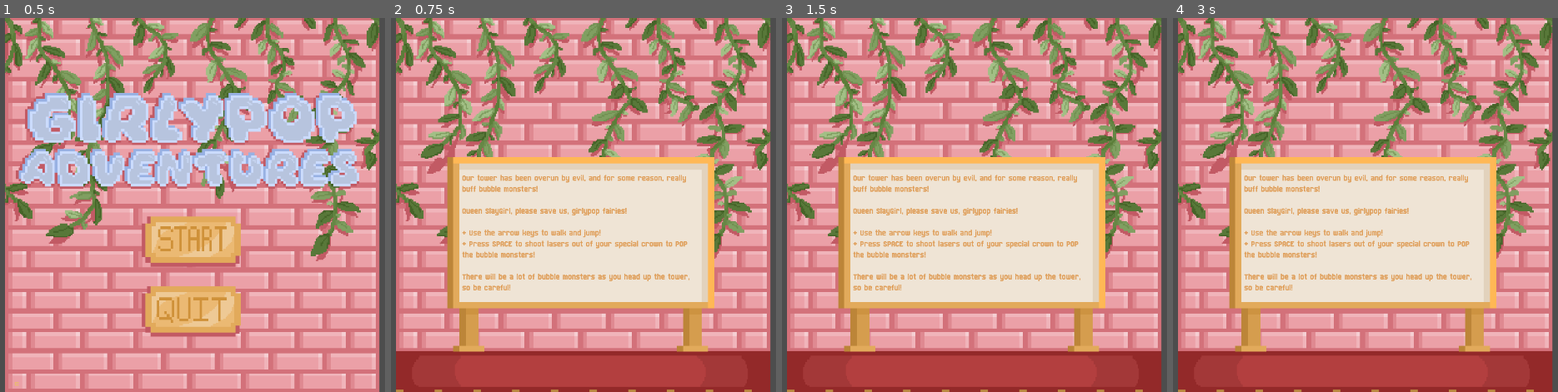
Above: before the commit, frames 1-4 (left to right).
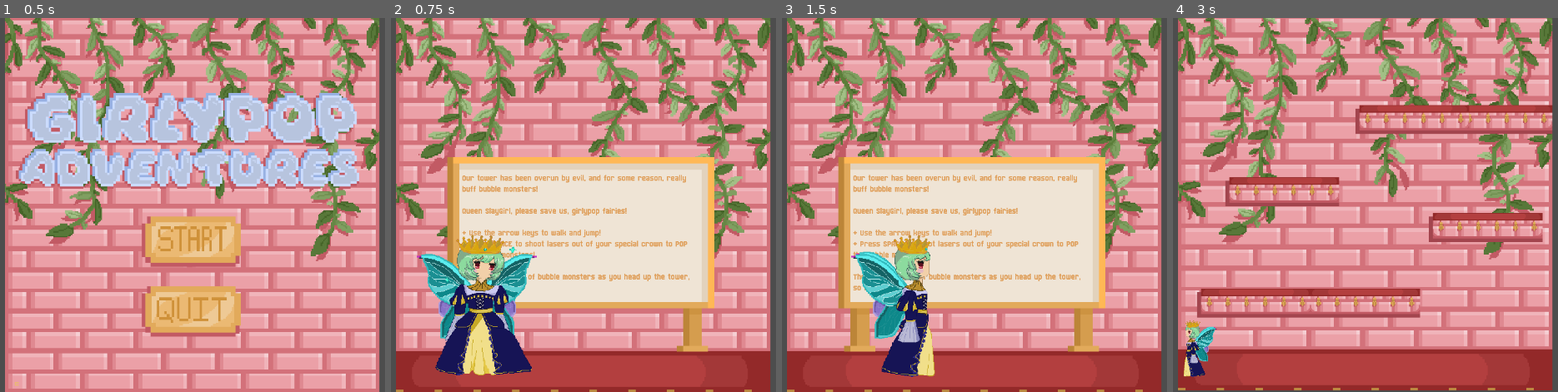
Above: after the commit, the same moments.

Repository: knguyen-hub/28GirlyPops
Game: Godot game, scene res://StartScreenScene/start_screen.tscn
Two runs of this game, one before a commit and one after it. Both use one fixed random seed, a clock stepped at 60 frames per second and the inputs below.
Inputs (mouse positions are in pixels of both pictures, inside the frame that each line leads up to):
- Up to frame 1 (0.5 s): no input
- Up to frame 2 (0.75 s): click (583, 242) at 0.5 s
- Up to frame 3 (1.5 s): tap Enter at 1.25 s; hold Right (ui_right) from 1.28 s (still down)
- Up to frame 4 (3 s): tap Up (ui_up) at 1.52, 2.27 s; release Right (ui_right) at 2.78 s; hold Left (ui_left) from 2.78 s (still down)

Frame 1 is identical in both runs. In frame 2, 7.5% of the frame differs, in the area x 6-38%, y 57-96%; in frame 3, 5.0%; in frame 4, 48%, in the area x 1-99%, y 0-100%.
Error after the commit: Parse Error: Expected indented block after function declaration. (res://LevelsScene/Level)

Commit message:
YEAHHH BABBYYYYY i added the queen, changed up the platforms, and so now she is able to go to different levels.

Diff:
--- a/LevelsScene/Level End/level_end.tscn
+++ b/LevelsScene/Level End/level_end.tscn
@@ -1,11 +1,12 @@
-[gd_scene load_steps=8 format=3 uid="uid://cqaef3t8sw3ui"]
+[gd_scene load_steps=9 format=3 uid="uid://cqaef3t8sw3ui"]
 
 [ext_resource type="Texture2D" uid="uid://cq80m13va5c36" path="res://Level Images/GirlyPop Castle Wall with Floor.png" id="1_bufh5"]
 [ext_resource type="Texture2D" uid="uid://dokhpuw04h8d2" path="res://Level Images/Billboard.png" id="2_4d5ei"]
 [ext_resource type="FontFile" uid="uid://do1201pjogdo8" path="res://Fonts/Born2bSportyV2.ttf" id="3_pc5sq"]
+[ext_resource type="PackedScene" uid="uid://de5xdxbxiouwq" path="res://queen.tscn" id="4_y5ug7"]
 
 [sub_resource type="RectangleShape2D" id="RectangleShape2D_jlujt"]
-size = Vector2(20, 671)
+size = Vector2(48, 671)
 
 [sub_resource type="RectangleShape2D" id="RectangleShape2D_jtvtj"]
 size = Vector2(663, 20)
@@ -56,7 +57,7 @@
 [node name="OuterEdges" type="StaticBody2D" parent="CastleBackgroundPNG"]
 
 [node name="CollisionShape2D" type="CollisionShape2D" parent="CastleBackgroundPNG/OuterEdges"]
-position = Vector2(0, 325.5)
+position = Vector2(14, 325.5)
 shape = SubResource("RectangleShape2D_jlujt")
 
 [node name="CollisionShape2D2" type="CollisionShape2D" parent="CastleBackgroundPNG/OuterEdges"]
@@ -70,3 +71,7 @@
 [node name="CollisionShape2D4" type="CollisionShape2D" parent="CastleBackgroundPNG/OuterEdges"]
 position = Vector2(326, 639)
 shape = SubResource("RectangleShape2D_m3lx2")
+
+[node name="Queen" parent="." instance=ExtResource("4_y5ug7")]
+position = Vector2(256, 319)
+scale = Vector2(0.75, 0.75)
--- /dev/null
+++ b/LevelsScene/Level One/entrance2_script.gd
@@ -0,0 +1,16 @@
+extends Area2D
+
+
+# Called when the node enters the scene tree for the first time.
+func _ready():
+	pass # Replace with function body.
+
+
+# Called every frame. 'delta' is the elapsed time since the previous frame.
+func _process(delta):
+	pass
+
+
+func _on_body_entered(body):
+	if body.is_in_group("Player"):
+		get_tree().change_scene_to_file("res://LevelsScene/Level Two/level_two.tscn")
--- a/LevelsScene/Level One/level_one.tscn
+++ b/LevelsScene/Level One/level_one.tscn
@@ -1,7 +1,9 @@
-[gd_scene load_steps=8 format=3 uid="uid://d3x4d4c1pxmeu"]
+[gd_scene load_steps=10 format=3 uid="uid://d3x4d4c1pxmeu"]
 
 [ext_resource type="Texture2D" uid="uid://cq80m13va5c36" path="res://Level Images/GirlyPop Castle Wall with Floor.png" id="1_4vhb8"]
 [ext_resource type="PackedScene" uid="uid://bkm7wuw80mtw1" path="res://PlatformScene/platform.tscn" id="2_oj65n"]
+[ext_resource type="PackedScene" uid="uid://de5xdxbxiouwq" path="res://queen.tscn" id="3_8354s"]
+[ext_resource type="Script" path="res://LevelsScene/Level One/entrance2_script.gd" id="4_bedvt"]
 
 [sub_resource type="RectangleShape2D" id="RectangleShape2D_5n4yl"]
 size = Vector2(658, 37)
@@ -30,27 +32,22 @@
 
 [node name="Platform3" parent="CastleBackgroundPNG" instance=ExtResource("2_oj65n")]
 texture_filter = 1
-position = Vector2(509, 371)
-scale = Vector2(0.75, 0.75)
-
-[node name="Platform7" parent="CastleBackgroundPNG" instance=ExtResource("2_oj65n")]
-texture_filter = 1
-position = Vector2(558, 105)
+position = Vector2(541, 364)
 scale = Vector2(0.75, 0.75)
 
 [node name="Platform6" parent="CastleBackgroundPNG" instance=ExtResource("2_oj65n")]
 texture_filter = 2
-position = Vector2(532, 202)
+position = Vector2(558, 177)
 scale = Vector2(0.75, 0.75)
 
 [node name="Platform5" parent="CastleBackgroundPNG" instance=ExtResource("2_oj65n")]
 texture_filter = 1
-position = Vector2(344, 202)
+position = Vector2(414, 177)
 scale = Vector2(0.75, 0.75)
 
 [node name="Platform4" parent="CastleBackgroundPNG" instance=ExtResource("2_oj65n")]
 texture_filter = 1
-position = Vector2(167, 319)
+position = Vector2(189, 302)
 scale = Vector2(0.75, 0.75)
 
 [node name="Platform2" parent="CastleBackgroundPNG" instance=ExtResource("2_oj65n")]
@@ -82,7 +79,16 @@
 position = Vector2(649, 322.5)
 shape = SubResource("RectangleShape2D_gjqxa")
 
-[node name="MovingToTheNextLevel" type="CollisionShape2D" parent="CastleBackgroundPNG/OuterEdges"]
-position = Vector2(555, 0)
+[node name="Queen" parent="." instance=ExtResource("3_8354s")]
+position = Vector2(271, 500)
+scale = Vector2(0.3, 0.3)
+
+[node name="Area2D" type="Area2D" parent="."]
+script = ExtResource("4_bedvt")
+
+[node name="MovingToTheNextLevel" type="CollisionShape2D" parent="Area2D"]
+position = Vector2(823, -3)
 shape = SubResource("RectangleShape2D_ygnkw")
 debug_color = Color(0.94902, 0.796078, 0.192157, 0.419608)
+
+[connection signal="body_entered" from="Area2D" to="Area2D" method="_on_body_entered"]
--- /dev/null
+++ b/LevelsScene/Level Start/entrance_script.gd
@@ -0,0 +1,16 @@
+extends Area2D
+
+
+# Called when the node enters the scene tree for the first time.
+func _ready():
+	pass # Replace with function body.
+
+
+# Called every frame. 'delta' is the elapsed time since the previous frame.
+func _process(delta):
+	pass
+
+
+func _on_body_entered(body):
+	if body.is_in_group("Player"):
+		get_tree().change_scene_to_file("res://LevelsScene/Level One/level_one.tscn")
--- a/LevelsScene/Level Start/level_start.tscn
+++ b/LevelsScene/Level Start/level_start.tscn
@@ -1,19 +1,23 @@
-[gd_scene load_steps=7 format=3 uid="uid://84mlxssu36xg"]
+[gd_scene load_steps=10 format=3 uid="uid://84mlxssu36xg"]
 
+[ext_resource type="Script" path="res://LevelsScene/Level Start/level_start_script.gd" id="1_h5dfy"]
 [ext_resource type="Texture2D" uid="uid://cq80m13va5c36" path="res://Level Images/GirlyPop Castle Wall with Floor.png" id="1_w17o5"]
 [ext_resource type="Texture2D" uid="uid://dokhpuw04h8d2" path="res://Level Images/Billboard.png" id="2_niev4"]
 [ext_resource type="FontFile" uid="uid://do1201pjogdo8" path="res://Fonts/Born2bSportyV2.ttf" id="3_ke26w"]
+[ext_resource type="PackedScene" uid="uid://de5xdxbxiouwq" path="res://queen.tscn" id="4_18bwv"]
+[ext_resource type="Script" path="res://LevelsScene/Level Start/entrance_script.gd" id="6_v1d2n"]
 
 [sub_resource type="RectangleShape2D" id="RectangleShape2D_u5orq"]
-size = Vector2(17, 667)
+size = Vector2(47, 667)
 
 [sub_resource type="RectangleShape2D" id="RectangleShape2D_8e6ck"]
 size = Vector2(665, 44)
 
-[sub_resource type="RectangleShape2D" id="RectangleShape2D_rctkl"]
-size = Vector2(19, 672)
+[sub_resource type="RectangleShape2D" id="RectangleShape2D_qx07r"]
+size = Vector2(27, 663)
 
 [node name="LevelStart" type="Node2D"]
+script = ExtResource("1_h5dfy")
 
 [node name="CastleBackgroundPNG" type="TextureRect" parent="."]
 texture_filter = 1
@@ -54,18 +58,26 @@
 [node name="OuterEdges" type="StaticBody2D" parent="CastleBackgroundPNG"]
 
 [node name="Leftside" type="CollisionShape2D" parent="CastleBackgroundPNG/OuterEdges"]
-position = Vector2(-1.5, 323.5)
+position = Vector2(13.5, 323.5)
 shape = SubResource("RectangleShape2D_u5orq")
 
 [node name="Top" type="CollisionShape2D" parent="CastleBackgroundPNG/OuterEdges"]
 position = Vector2(322.5, 0)
 shape = SubResource("RectangleShape2D_8e6ck")
 
-[node name="RightSide" type="CollisionShape2D" parent="CastleBackgroundPNG/OuterEdges"]
-position = Vector2(648, 321)
-shape = SubResource("RectangleShape2D_rctkl")
-debug_color = Color(0.94902, 0.796078, 0.192157, 0.419608)
-
 [node name="Floor" type="CollisionShape2D" parent="CastleBackgroundPNG/OuterEdges"]
 position = Vector2(324, 637)
 shape = SubResource("RectangleShape2D_8e6ck")
+
+[node name="Queen" parent="." groups=["Player"] instance=ExtResource("4_18bwv")]
+position = Vector2(259, 322)
+scale = Vector2(0.75, 0.75)
+
+[node name="Area2D" type="Area2D" parent="."]
+script = ExtResource("6_v1d2n")
+
+[node name="CollisionShape2D" type="CollisionShape2D" parent="Area2D"]
+position = Vector2(919, 324)
+shape = SubResource("RectangleShape2D_qx07r")
+
+[connection signal="body_entered" from="Area2D" to="Area2D" method="_on_body_entered"]
--- /dev/null
+++ b/LevelsScene/Level Start/level_start_script.gd
@@ -0,0 +1,20 @@
+extends Node2D
+#
+#var player = null
+#@onready var laser_container = $LaserContainer
+
+# Called when the node enters the scene tree for the first time.
+func _ready():
+#	player = $Queen
+#	player.laser_shot.connect(_on_player_laser_shot)
+
+
+## Called every frame. 'delta' is the elapsed time since the previous frame.
+#func _process(delta):
+#	pass
+#
+#
+#func _on_player_laser_shot(laser_scene, location):
+#	var laser = laser_scene.instantiate()
+#	laser.global_position = location
+#	laser_container.add_child(laser)
--- /dev/null
+++ b/LevelsScene/Level Three/entrance4_script.gd
@@ -0,0 +1,16 @@
+extends Area2D
+
+
+# Called when the node enters the scene tree for the first time.
+func _ready():
+	pass # Replace with function body.
+
+
+# Called every frame. 'delta' is the elapsed time since the previous frame.
+func _process(delta):
+	pass
+
+
+func _on_body_entered(body):
+	if body.is_in_group("Player"):
+		get_tree().change_scene_to_file("res://LevelsScene/Level End/level_end.tscn")
--- a/LevelsScene/Level Three/level_three.tscn
+++ b/LevelsScene/Level Three/level_three.tscn
@@ -1,7 +1,9 @@
-[gd_scene load_steps=8 format=3 uid="uid://ble773ht3fb7p"]
+[gd_scene load_steps=10 format=3 uid="uid://ble773ht3fb7p"]
 
 [ext_resource type="Texture2D" uid="uid://ccbyl0pl10wot" path="res://Level Images/GirlyPop Castle Wall Background.png" id="1_1dgvr"]
 [ext_resource type="PackedScene" uid="uid://bkm7wuw80mtw1" path="res://PlatformScene/platform.tscn" id="2_lmqx6"]
+[ext_resource type="PackedScene" uid="uid://de5xdxbxiouwq" path="res://queen.tscn" id="3_d1xwf"]
+[ext_resource type="Script" path="res://LevelsScene/Level Three/entrance4_script.gd" id="4_0dfai"]
 
 [sub_resource type="RectangleShape2D" id="RectangleShape2D_aom68"]
 size = Vector2(17, 672)
@@ -28,7 +30,7 @@
 texture = ExtResource("1_1dgvr")
 
 [node name="Platform5" parent="CastleBackgroundPNG" instance=ExtResource("2_lmqx6")]
-position = Vector2(356, 288)
+position = Vector2(426, 265)
 scale = Vector2(0.75, 0.75)
 
 [node name="Platform" parent="CastleBackgroundPNG" instance=ExtResource("2_lmqx6")]
@@ -44,7 +46,7 @@
 scale = Vector2(0.75, 0.75)
 
 [node name="Platform4" parent="CastleBackgroundPNG" instance=ExtResource("2_lmqx6")]
-position = Vector2(147, 397)
+position = Vector2(133, 379)
 scale = Vector2(0.75, 0.75)
 
 [node name="Platform6" parent="CastleBackgroundPNG" instance=ExtResource("2_lmqx6")]
@@ -70,7 +72,16 @@
 shape = SubResource("RectangleShape2D_c70vt")
 debug_color = Color(0.94902, 0.796078, 0.192157, 0.419608)
 
-[node name="MovingToNextScene" type="CollisionShape2D" parent="CastleBackgroundPNG/OuterEdges"]
-position = Vector2(653, 77)
+[node name="Queen" parent="." instance=ExtResource("3_d1xwf")]
+position = Vector2(340, 454)
+scale = Vector2(0.3, 0.3)
+
+[node name="Area2D" type="Area2D" parent="."]
+script = ExtResource("4_0dfai")
+
+[node name="MovingToNextScene" type="CollisionShape2D" parent="Area2D"]
+position = Vector2(921, 77)
 shape = SubResource("RectangleShape2D_v273x")
 debug_color = Color(0.94902, 0.796078, 0.192157, 0.419608)
+
+[connection signal="body_entered" from="Area2D" to="Area2D" method="_on_body_entered"]
--- /dev/null
+++ b/LevelsScene/Level Two/entrance3_script.gd
@@ -0,0 +1,16 @@
+extends Area2D
+
+
+# Called when the node enters the scene tree for the first time.
+func _ready():
+	pass # Replace with function body.
+
+
+# Called every frame. 'delta' is the elapsed time since the previous frame.
+func _process(delta):
+	pass
+
+
+func _on_body_entered(body):
+	if body.is_in_group("Player"):
+		get_tree().change_scene_to_file("res://LevelsScene/Level Three/level_three.tscn")
--- a/LevelsScene/Level Two/level_two.tscn
+++ b/LevelsScene/Level Two/level_two.tscn
@@ -1,7 +1,9 @@
-[gd_scene load_steps=8 format=3 uid="uid://lo8r6axyvvh6"]
+[gd_scene load_steps=10 format=3 uid="uid://lo8r6axyvvh6"]
 
 [ext_resource type="Texture2D" uid="uid://ccbyl0pl10wot" path="res://Level Images/GirlyPop Castle Wall Background.png" id="1_emfau"]
 [ext_resource type="PackedScene" uid="uid://bkm7wuw80mtw1" path="res://PlatformScene/platform.tscn" id="2_jqu04"]
+[ext_resource type="Script" path="res://LevelsScene/Level Two/entrance3_script.gd" id="3_1gdke"]
+[ext_resource type="PackedScene" uid="uid://de5xdxbxiouwq" path="res://queen.tscn" id="3_kn1m1"]
 
 [sub_resource type="RectangleShape2D" id="RectangleShape2D_fx466"]
 size = Vector2(18, 676)
@@ -16,7 +18,7 @@
 size = Vector2(670, 20)
 
 [sub_resource type="RectangleShape2D" id="RectangleShape2D_ewxr3"]
-size = Vector2(219, 20)
+size = Vector2(163.5, 25)
 
 [node name="LevelTwo" type="Node2D"]
 
@@ -40,7 +42,7 @@
 scale = Vector2(0.75, 0.75)
 
 [node name="Platform4" parent="CastleBackgroundPNG" instance=ExtResource("2_jqu04")]
-position = Vector2(124, 124)
+position = Vector2(118, 142)
 scale = Vector2(0.75, 0.75)
 
 [node name="Platform5" parent="CastleBackgroundPNG" instance=ExtResource("2_jqu04")]
@@ -52,7 +54,7 @@
 scale = Vector2(0.75, 0.75)
 
 [node name="Platform7" parent="CastleBackgroundPNG" instance=ExtResource("2_jqu04")]
-position = Vector2(230, 210)
+position = Vector2(204, 242)
 scale = Vector2(0.75, 0.75)
 
 [node name="OuterEdges" type="StaticBody2D" parent="CastleBackgroundPNG"]
@@ -74,7 +76,16 @@
 shape = SubResource("RectangleShape2D_kc360")
 debug_color = Color(0.94902, 0.796078, 0.192157, 0.419608)
 
-[node name="MovingToNextLevel" type="CollisionShape2D" parent="CastleBackgroundPNG/OuterEdges"]
-position = Vector2(99.5, 0)
+[node name="Area2D" type="Area2D" parent="CastleBackgroundPNG"]
+script = ExtResource("3_1gdke")
+
+[node name="MovingToNextLevel" type="CollisionShape2D" parent="CastleBackgroundPNG/Area2D"]
+position = Vector2(69.25, 2.5)
 shape = SubResource("RectangleShape2D_ewxr3")
 debug_color = Color(0.94902, 0.796078, 0.192157, 0.419608)
+
+[node name="Queen" parent="." instance=ExtResource("3_kn1m1")]
+position = Vector2(700, 462)
+scale = Vector2(0.3, 0.3)
+
+[connection signal="body_entered" from="CastleBackgroundPNG/Area2D" to="CastleBackgroundPNG/Area2D" method="_on_body_entered"]
--- a/player.gd
+++ b/player.gd
@@ -2,17 +2,17 @@
 
 var gravity = 7
 var speed = 300
-var laser_scene = preload("res://laser.tscn")
-signal laser_shot(laser_scene, location)
-
-@onready var muzzle = $Muzzle
+#var laser_scene = preload("res://laser.tscn")
+#signal laser_shot(laser_scene, location)
+#
+#@onready var muzzle = $Muzzle
 
 
+#func _process(delta):
+#	if Input.is_action_just_pressed("shoot"):
+#		shoot()
+
 func _process(delta):
-	if Input.is_action_just_pressed("shoot"):
-		shoot()
-
-func _process2(delta):
 	if Input.is_action_pressed("ui_left"):
 		velocity.x = -speed
 		$QueenSprite.play("walkingqueen")
@@ -34,5 +34,5 @@
 		velocity.y = -120
 	move_and_slide()
 
-func shoot():
-	laser_shot.emit(laser_scene, muzzle.global_position)
+#func shoot():
+#	laser_shot.emit(laser_scene, muzzle.global_position)
--- a/queen.tscn
+++ b/queen.tscn
@@ -78,7 +78,7 @@
 [node name="Queen" type="Node2D"]
 position = Vector2(-1, -2)
 
-[node name="player" type="CharacterBody2D" parent="."]
+[node name="player" type="CharacterBody2D" parent="." groups=["Player"]]
 texture_filter = 1
 position = Vector2(217, 110)
 script = ExtResource("1_lg50i")
@@ -92,6 +92,3 @@
 position = Vector2(-21, 126)
 sprite_frames = SubResource("SpriteFrames_853yp")
 animation = &"idlequeen"
-
-[node name="Muzzle" type="Marker2D" parent="player"]
-position = Vector2(53, -2)
